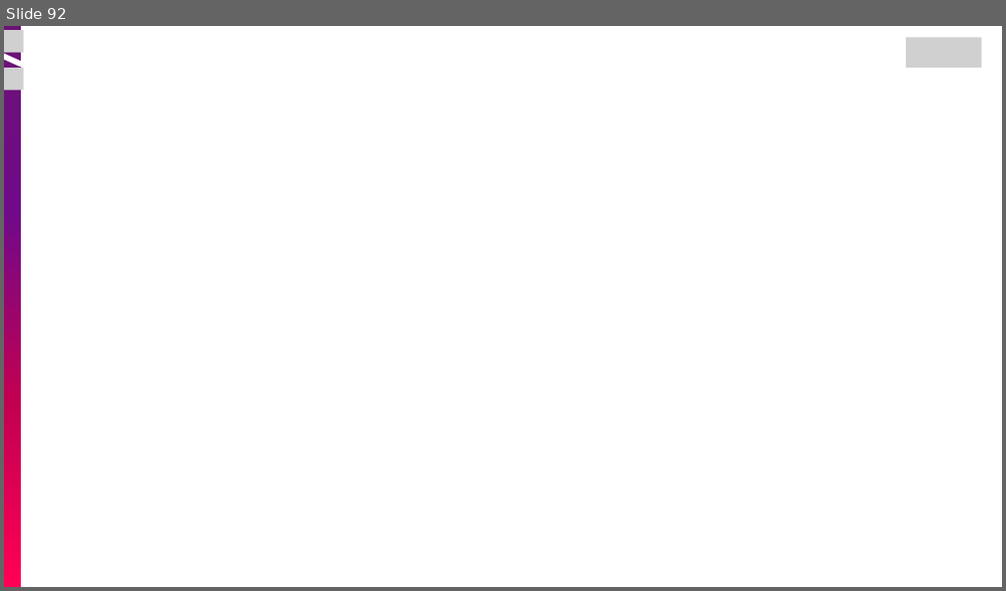
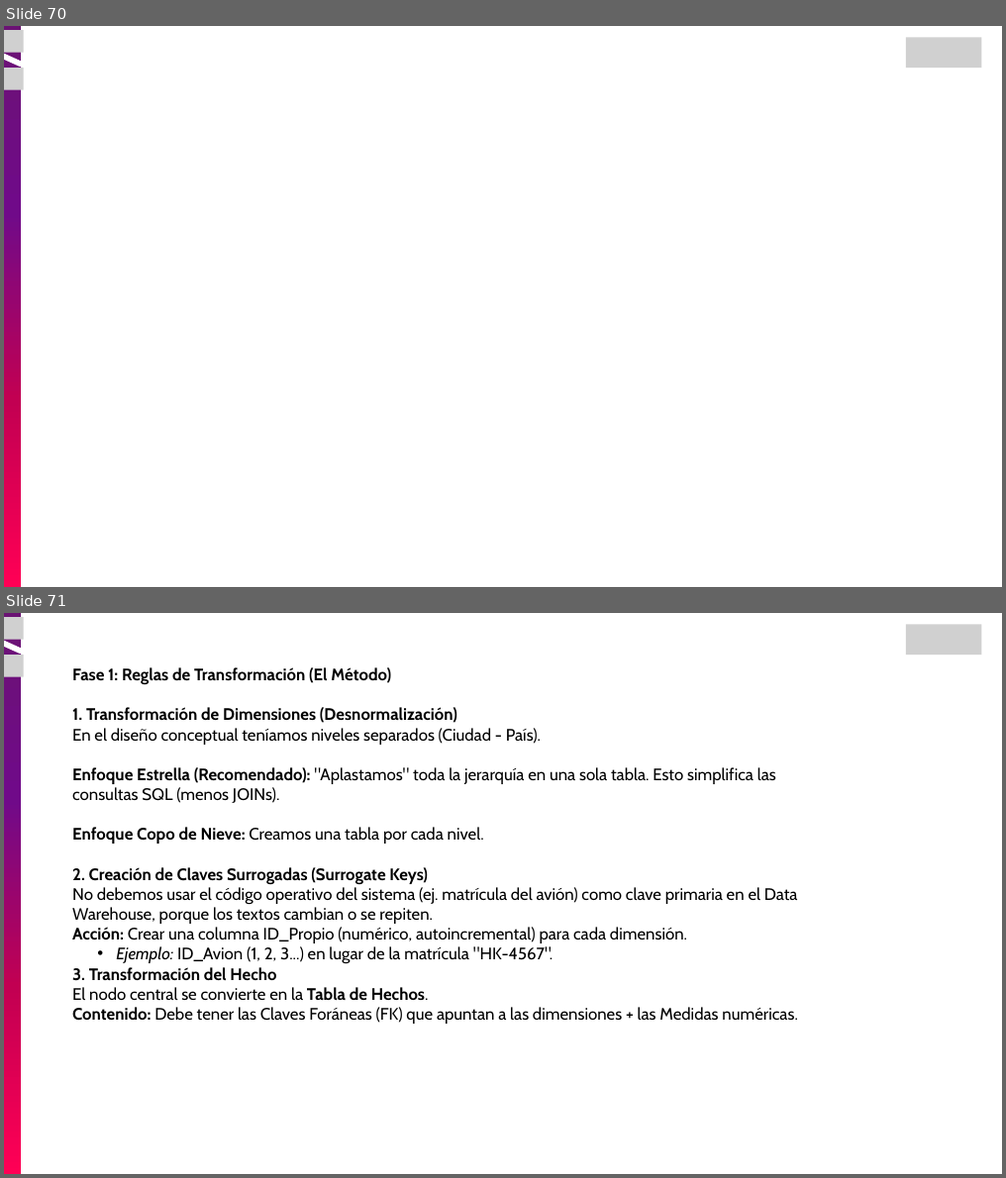
Before and after one commit to pariasm97/curso-ingenieria-de-datos, a slide deck: modulo-02_bases_datos/02_Bodegas de Datos - Intro Redshift/01_Bodegas de Datos.pptx. Shown one above the other, each under a label of ours: slide 92 before the commit, slides 70 and 71 after it. The pictures are 1006x591 and 1006x1178 pixels, drawn with LibreOffice and Linux fonts; fonts in the diff are those of the drawing; grey boxes stand for pictures. Boxes give left, top, right and bottom in pixels: in the first picture for what was removed or moved away, otherwise in the second. Text is boxed around its words. In the diff, an @@ line names an element or a change of style, - is before the commit and + after.

```diff
--- a/modulo-02_bases_datos/02_Bodegas de Datos - Intro Redshift/01_Bodegas de Datos.pptx
+++ b/modulo-02_bases_datos/02_Bodegas de Datos - Intro Redshift/01_Bodegas de Datos.pptx
@@ slide 71 added at (4,613,1002,1174), background #FFFFFF @@
@@ group added at (4,613,25,1174): 2 freeform shapes, 2 pictures @@
@@ picture added at (906,625,981,655) @@
@@ text added at (72,667,798,1024), 24 pt, text #000000 @@
+Fase 1: Reglas de Transformación (El Método)
+1. Transformación de Dimensiones (Desnormalización)
+En el diseño conceptual teníamos niveles separados (Ciudad - País).
+Enfoque Estrella (Recomendado): "Aplastamos" toda la jerarquía en una sola tabla. Esto simplifica las consultas SQL (menos JOINs).
+Enfoque Copo de Nieve: Creamos una tabla por cada nivel.
+2. Creación de Claves Surrogadas (Surrogate Keys)
+No debemos usar el código operativo del sistema (ej. matrícula del avión) como clave primaria en el Data Warehouse, porque los textos cambian o se repiten.
+Acción: Crear una columna ID_Propio (numérico, autoincremental) para cada dimensión.
+  • Ejemplo: ID_Avion (1, 2, 3...) en lugar de la matrícula "HK-4567".
+3. Transformación del Hecho
+El nodo central se convierte en la Tabla de Hechos.
+Contenido: Debe tener las Claves Foráneas (FK) que apuntan a las dimensiones + las Medidas numéricas.
@@ what was slide 92 is now slide 70 @@
```
Also in this commit, not shown: 23 slides changed, 12 other slides added.
